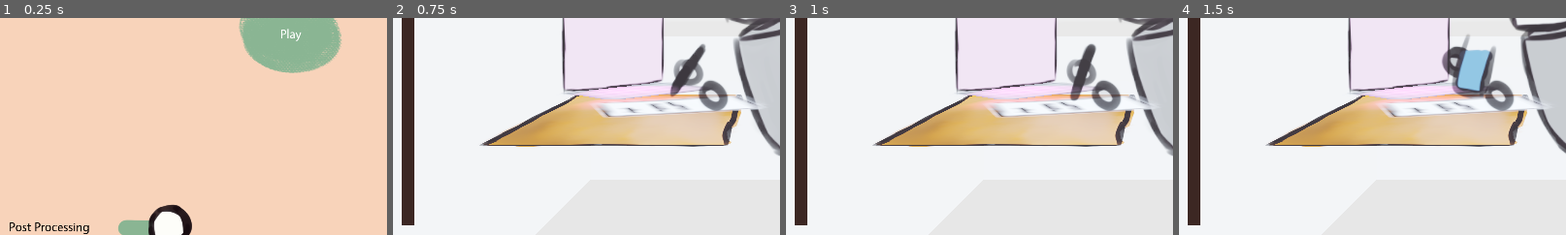
Above: before the commit, frames 1-4 (left to right).
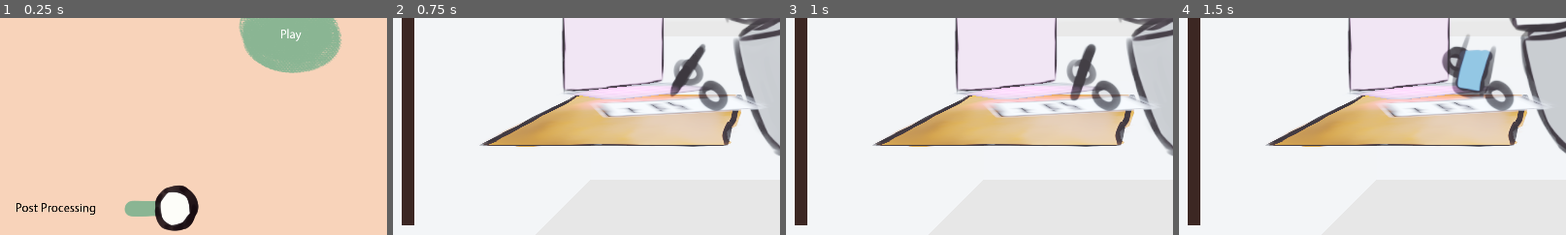
Above: after the commit, the same moments.

Repository: bucketfish/procrastination-simulator
Game: Godot game, scene res://Main.tscn
Two runs of this game, one before a commit and one after it. Both use one fixed random seed, a clock stepped at 60 frames per second and the inputs below. A sky picture missing from this copy of the repository is replaced by a grey-blue gradient.
Inputs:
- Up to frame 1 (0.25 s): no input
- Up to frame 2 (0.75 s): click "Play" at 0.5 s
- Up to frame 3 (1 s): no input
- Up to frame 4 (1.5 s): click "Have a sip of water" at 1.25 s
The pictures show only the part of the screen within x 0-50%, y 50-100%; the shares and areas given below are measured in that part.

The runs differ from the first frame. In frame 1, 3.7% of the frame differs, in the area x 2-52%, y 77-100%; in frame 2, nothing differs; in frame 3, nothing differs; in frame 4, nothing differs.

Commit message:
Layout fixes?

Diff:
--- a/Menu.tscn
+++ b/Menu.tscn
@@ -45,19 +45,19 @@
 [node name="PostProcSwitch" type="CheckButton" parent="."]
 anchor_top = 1.0
 anchor_bottom = 1.0
-margin_left = 16.0
-margin_top = -88.0
-margin_right = 360.0
-margin_bottom = -16.0
+margin_left = 32.0
+margin_top = -136.0
+margin_right = 376.0
+margin_bottom = -64.0
 theme = ExtResource( 2 )
 custom_colors/font_color_focus = Color( 0, 0, 0, 1 )
 custom_colors/font_color_hover_pressed = Color( 0, 0, 0, 1 )
 custom_colors/font_color = Color( 0, 0, 0, 1 )
 custom_colors/font_color_hover = Color( 0, 0, 0, 1 )
 custom_colors/font_color_pressed = Color( 0, 0, 0, 1 )
+shortcut_in_tooltip = false
 pressed = true
 text = "Post Processing"
-expand_icon = true
 __meta__ = {
 "_edit_use_anchors_": false
 }
